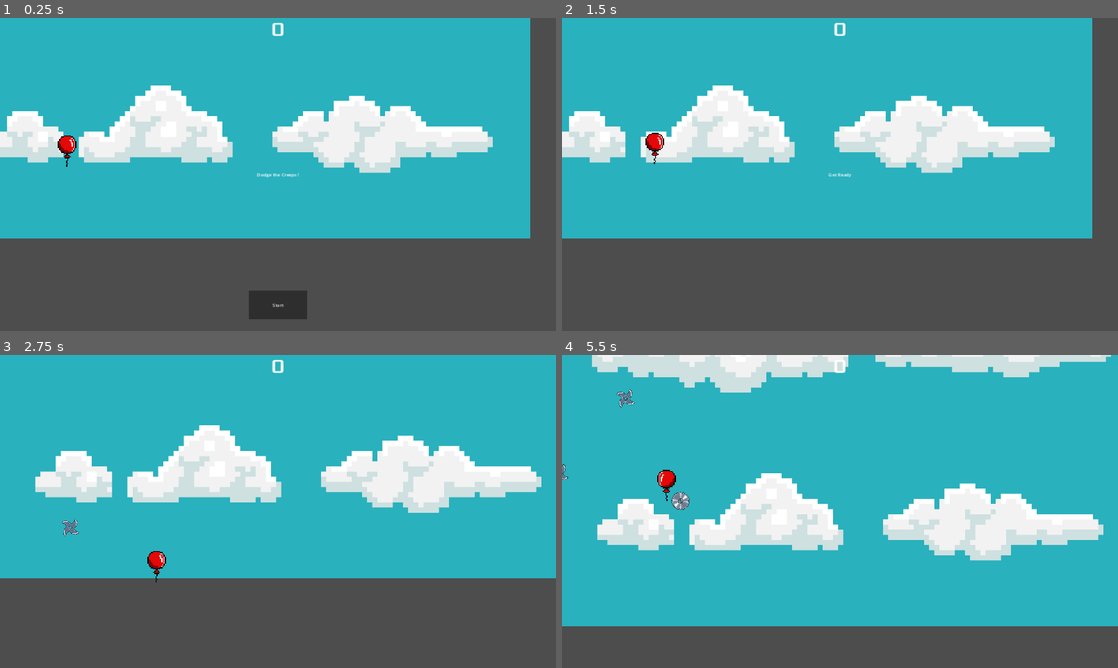
Above: before the commit, frames 1-4 (two rows, left to right).
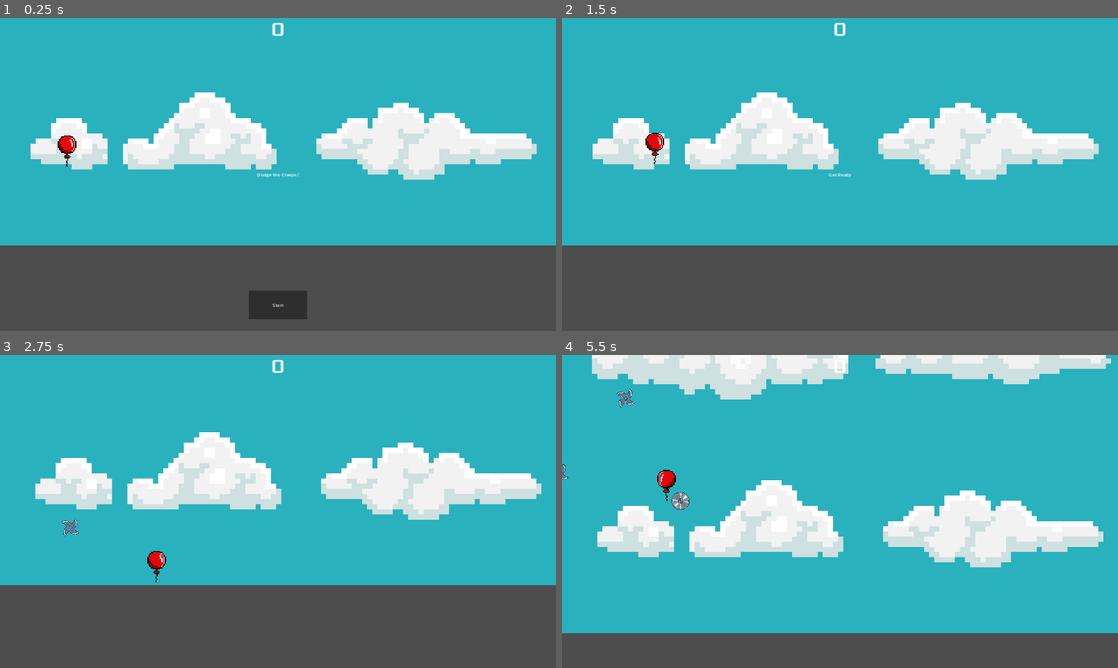
Above: after the commit, the same moments.

Repository: Turik556/First2D
Game: Godot game, scene res://Scenes/main.tscn
Two runs of this game, one before a commit and one after it. Both use one fixed random seed, a clock stepped at 60 frames per second and the inputs below.
Inputs:
- Up to frame 1 (0.25 s): no input
- Up to frame 2 (1.5 s): click "Start" at 0.5 s; tap Enter at 1.25 s; hold D (move_right) from 1.28 s (still down)
- Up to frame 3 (2.75 s): release D (move_right) at 2.03 s; hold S (move_down) from 2.03 s (still down)
- Up to frame 4 (5.5 s): release S (move_down) at 2.78 s; hold D (move_right) 2.78-3.53 s; hold W (move_up) 3.53-4.28 s; hold A (move_left) from 4.28 s (still down)

The runs differ from the first frame. In frame 1, 17% of the frame differs, in the area x 0-100%, y 0-73%; in frame 2, 17%; in frame 3, 8.3%; in frame 4, 12%.

Commit message:
refactor item_queue code
This reverts commit 523436ef631372f148764fc947bb1eaeb5f995d0.

Diff:
--- a/Scenes/main.tscn
+++ b/Scenes/main.tscn
@@ -9,17 +9,21 @@
 [ext_resource type="PackedScene" uid="uid://1tee4hpui1pn" path="res://Scenes/hud.tscn" id="4_yohv7"]
 [ext_resource type="PackedScene" uid="uid://b2thwqcug124p" path="res://Scenes/item_spawner.tscn" id="6_8ngv0"]
 
+[sub_resource type="ShaderMaterial" id="ShaderMaterial_wwyta"]
+
 [node name="Main" type="Node"]
 script = ExtResource("1_y5qig")
 player_scene = ExtResource("3_rwv84")
 item_scene = ExtResource("3_owb8q")
 
 [node name="TextureRect" type="TextureRect" parent="."]
-offset_left = -168.0
-offset_top = -1240.0
-offset_right = 1832.0
-offset_bottom = 760.0
+material = SubResource("ShaderMaterial_wwyta")
+offset_left = -16.0
+offset_top = -1216.0
+offset_right = 1984.0
+offset_bottom = 784.0
 texture = ExtResource("4_rjcux")
+stretch_mode = 6
 
 [node name="ColorRect" type="ColorRect" parent="."]
 visible = false
--- a/scripts/item_queue.gd
+++ b/scripts/item_queue.gd
@@ -3,6 +3,7 @@
 var queue =[]
 var froze_time: int = 1
 var speed_up_time: int = 3
+var is_size_changed:bool
 # Called when the node enters the scene tree for the first time.
 func _ready() -> void:
 	Global.s_froze_start.connect(on_froze_start)
@@ -12,7 +13,6 @@
 
 # Called every frame. 'delta' is the eladpsed time since the previous frame.
 func _process(delta: float) -> void:
-
 	pass
 func on_froze_start():
 	$FrozeTimer.start()
@@ -24,6 +24,7 @@
 
 func _on_change_size_timer_timeout() -> void:
 	player.change_size("initial")
+	is_size_changed = false
 	pass
 
 func on_speed_up_start():
@@ -38,3 +39,13 @@
 func on_froze_timer_timeout() -> void:
 	Global.s_froze_ends.emit()
 	pass # Replace with function body.
+
+func start_timer(value:String):
+	match value:
+		"ChangeSizeTimer":
+			$ChangeSizeTimer.start()
+		"AccelerationTimer":
+			$AccelerationTime.start()
+		"FrozeTimer":
+			$FrozeTimer.start()
+	pass
--- a/scripts/player.gd
+++ b/scripts/player.gd
@@ -66,19 +66,21 @@
 	if body.item_name == null:
 		return
 	elif body.item_name == "smaller":
-		$ItemQueue/ChangeSizeTimer.start()
+		$ItemQueue.start_timer("ChangeSizeTimer")
+		#$ItemQueue/ChangeSizeTimer.start()
 		change_size("smaller")
 	elif body.item_name == "bigger":
-		$ItemQueue/ChangeSizeTimer.start()
+		$ItemQueue.start_timer("ChangeSizeTimer")
+		#$ItemQueue/ChangeSizeTimer.start()
 		change_size("bigger")
 	elif body.item_name == "shield":
 		$Shield.enable()
-
 	$ItemQueue.add_to_interact_queue(body)
 	body.function()
 	pass
 
 func change_size(value:String):
+
 	var _scale = self.transform.get_scale()
 	if value ==  "smaller":
 		scale =_scale*0.5
Not shown: 1 places in Scenes/main.tscn that only renumber resources
